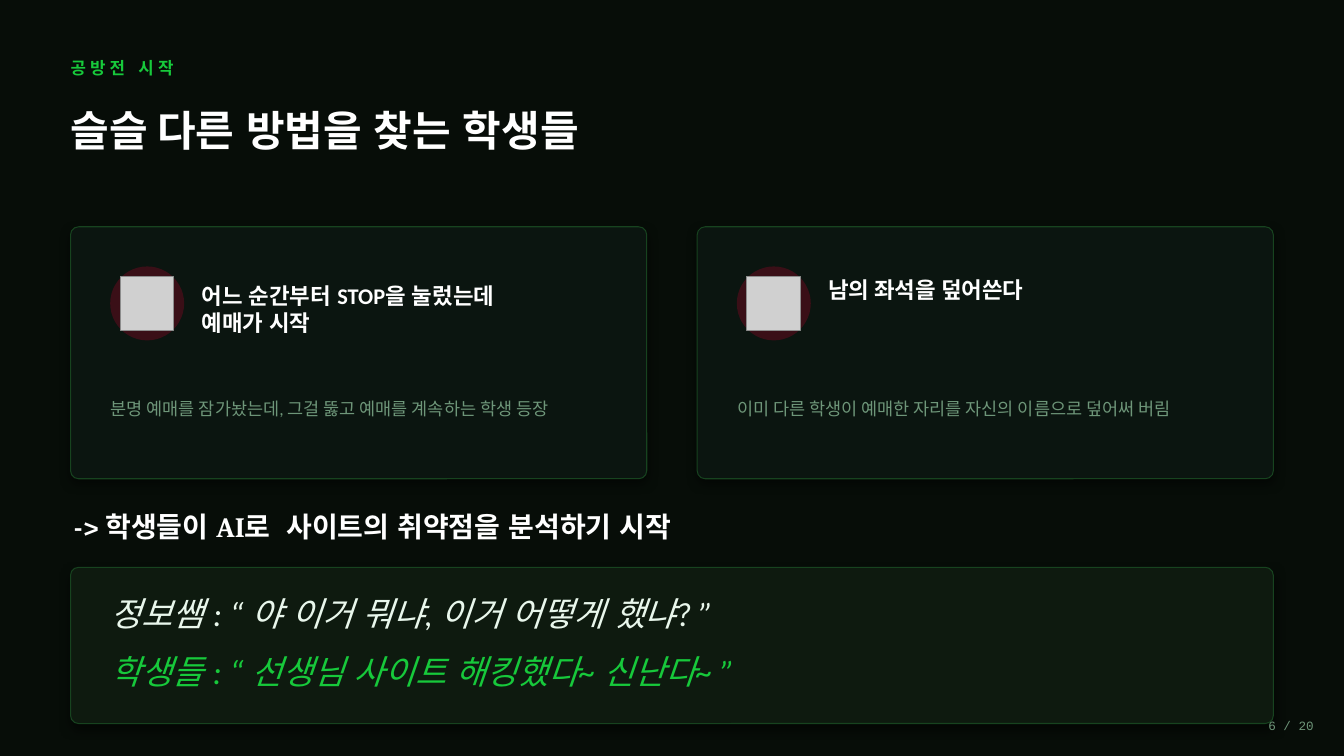
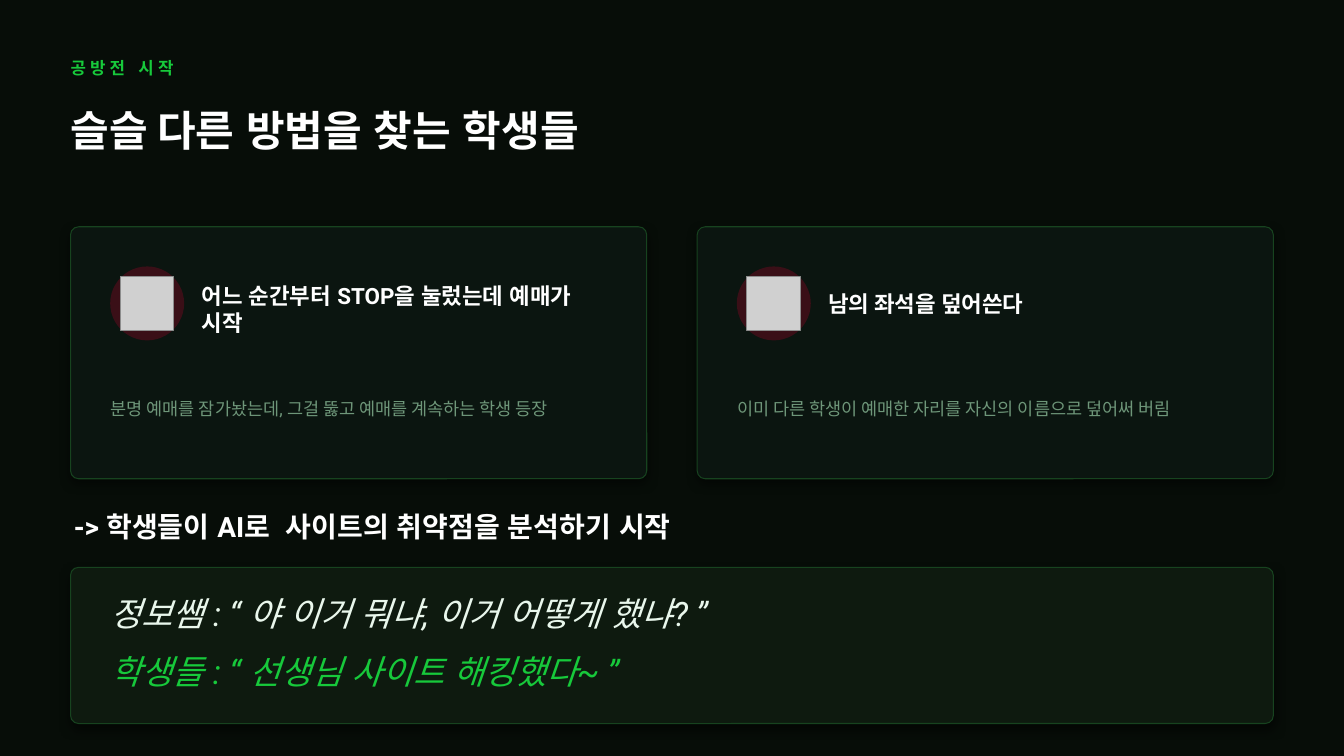
Before and after one commit to shk-cell/Macro_Classroom, a slide deck: slide 8 of AI기반 바이브코딩 시대의 교사역할과 교수학습설계.pptx. Drawn at 1344x756 pixels with LibreOffice and Linux fonts; fonts in the diff are those of the drawing; grey boxes stand for pictures. Boxes give left, top, right and bottom in pixels: in the first picture for what was removed or moved away, otherwise in the second. Text is boxed around its words. In the diff, an @@ line names an element or a change of style, - is before the commit and + after.

```diff
--- a/AI기반 바이브코딩 시대의 교사역할과 교수학습설계.pptx
+++ b/AI기반 바이브코딩 시대의 교사역할과 교수학습설계.pptx
@@ text at [202, 285, 572, 333]: text changed; font Calibri to Roboto @@
-어느 순간부터 STOP을 눌렀는데
-예매가 시작
+어느 순간부터 STOP을 눌렀는데 예매가 시작
@@ text "남의 좌석을 덮어쓴다" at [828, 293, 1023, 314]: font Calibri to Roboto @@
@@ text "남의 좌석을 덮어쓴다": place and size @@
-text "남의 좌석을 덮어쓴다" at [828, 279, 1023, 300]
+text "남의 좌석을 덮어쓴다" at [828, 293, 1023, 314]
@@ text "-> 학생들이 AI로 사이트의 취약점을 ..." at [106, 513, 671, 540]: font Cambria to Roboto @@
@@ text "정보쌤 : “ 야 이거 ..." at [111, 598, 673, 631]: font Calibri to Roboto @@
@@ text at [111, 656, 578, 687]: text changed; font Calibri to Roboto @@
-학생들 : “ 선생님 사이트 해킹했다~ 신난다~ ”
+학생들 : “ 선생님 사이트 해킹했다~ ”
@@ text removed at [1268, 721, 1314, 730] @@
-6 / 20
```
Also in this commit, not shown: 29 other slides changed, 2 slides added, 2 slides removed.
